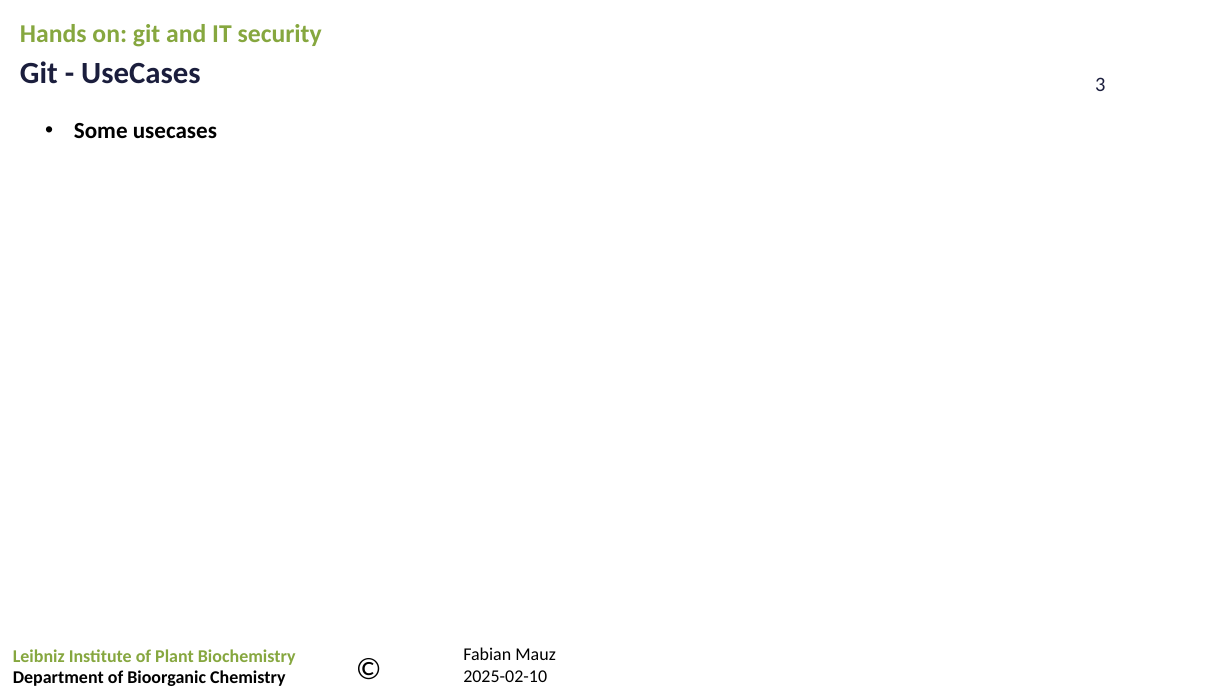
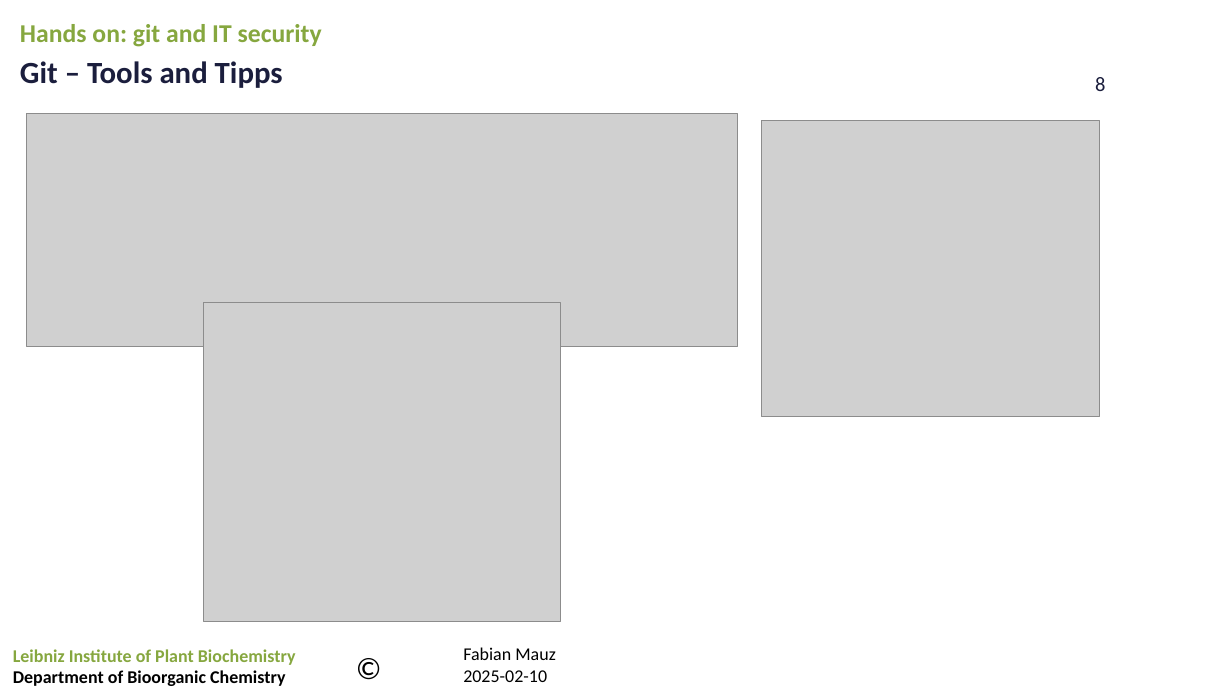
Before and after one commit to FabianMauz/talks_and_lessons, a slide deck: slide 8 of 20250219_git_and_it_security/20250219_git_and_it_security.pptx (slide 3 before the commit). Drawn at 1232x693 pixels with LibreOffice and Linux fonts; fonts in the diff are those of the drawing; grey boxes stand for pictures; background and template pictures are left out. Boxes give left, top, right and bottom in pixels: in the first picture for what was removed or moved away, otherwise in the second. Text is boxed around its words. In the diff, an @@ line names an element or a change of style, - is before the commit and + after.

Commit message:
add slides for git talk

```diff
--- a/20250219_git_and_it_security/20250219_git_and_it_security.pptx
+++ b/20250219_git_and_it_security/20250219_git_and_it_security.pptx
@@ text at (20, 61, 283, 88): text changed @@
-Git - UseCases
+Git – Tools and Tipps
@@ page number at (1095, 77, 1105, 91): text changed @@
-3
+8
@@ picture added at (27, 114, 738, 347) @@
@@ text removed at (74, 123, 217, 138) @@
-• Some usecases
@@ picture added at (762, 121, 1100, 417) @@
@@ picture added at (203, 303, 561, 622) @@
```
Also in this commit, not shown: 4 other slides changed, 3 slides added, 2 slides removed.
